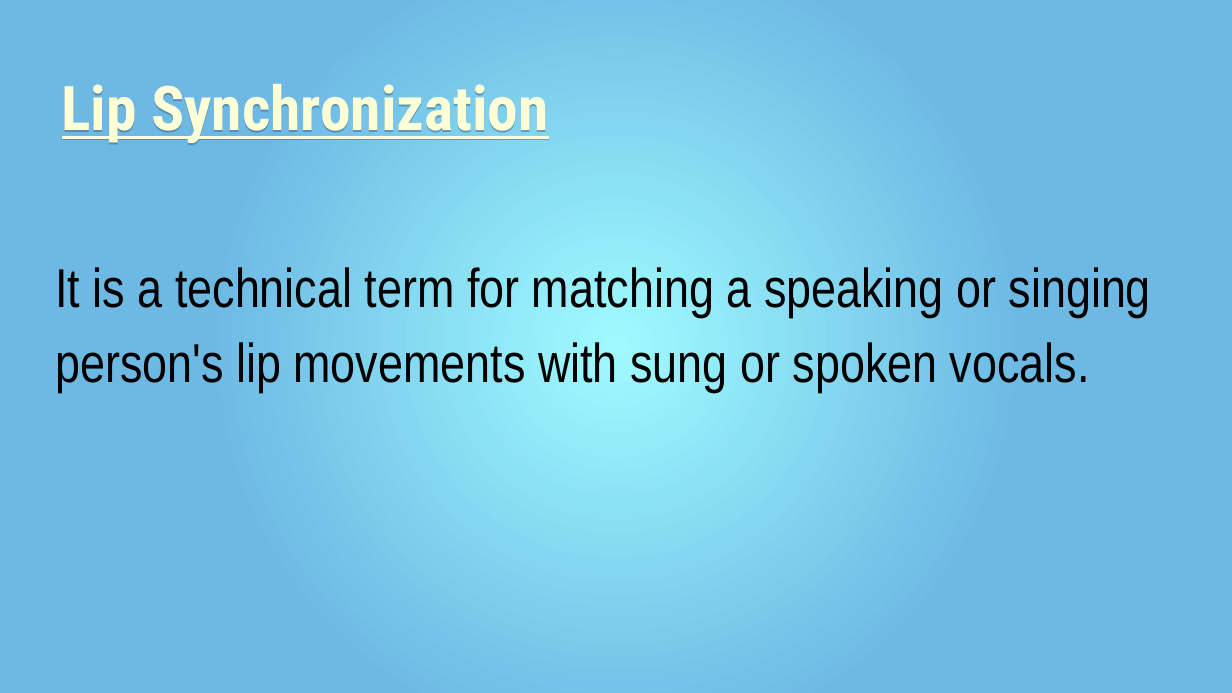
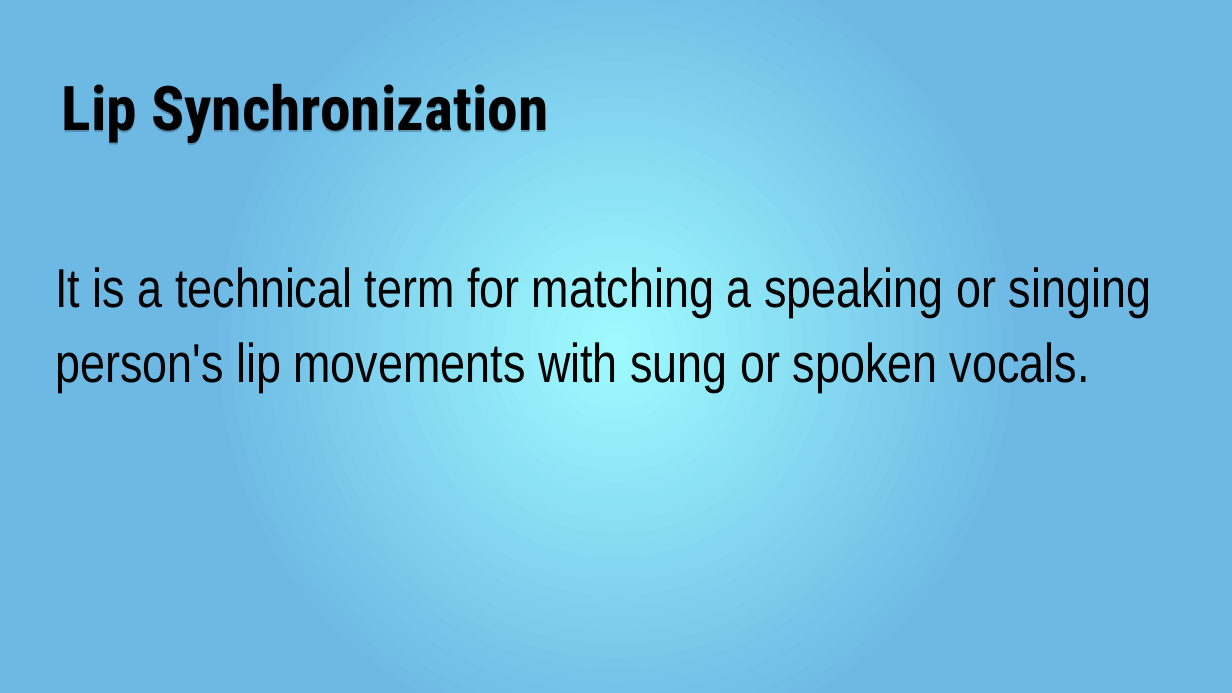
Before and after one commit to mr-speedster/seminar-presentation, a slide deck: slide 11 of Presentation.pptx (slide 4 before the commit). Drawn at 1232x693 pixels with LibreOffice and Linux fonts; fonts in the diff are those of the drawing. Boxes give left, top, right and bottom in pixels: in the first picture for what was removed or moved away, otherwise in the second. Text is boxed around its words. In the diff, an @@ line names an element or a change of style, - is before the commit and + after.

```diff
--- a/Presentation.pptx
+++ b/Presentation.pptx
@@ text "Lip Synchronization" at (62, 83, 549, 145): text colour #FFFFD7 to #000000, underline off @@
```
Also in this commit, not shown: 9 other slides changed, 15 slides added, 1 slide removed, 1 other file.
